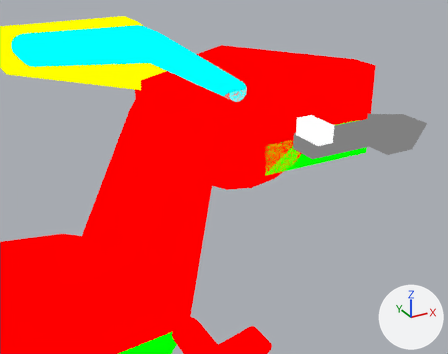
One commit to the Blender file assets-source/blender/dinos/parasaurolophus.blend: the scene before it, then after it.
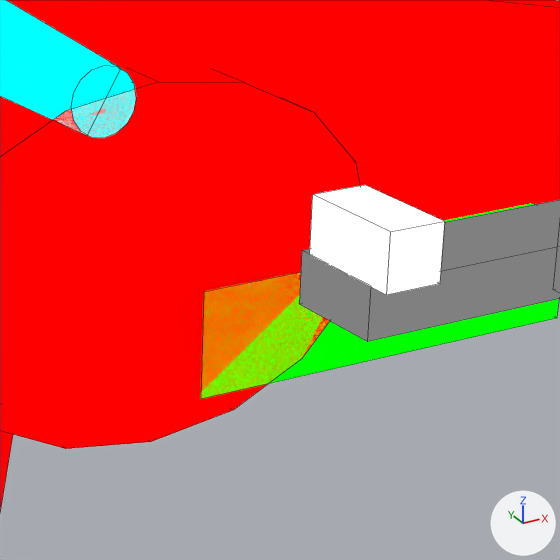
Each version is shown from a 50 mm camera at (35.89, -34.5, 39.67) aimed at (50.7, -7.56, 26.2), then close up on the part from 47% to 82% of the width and 18% to 62% of the height. Lighting does not change. The marker at lower right points along +X, +Y and +Z. The last two pictures show the newer version. The close-ups show mesh edges as thin lines.

The first close-up shows 'DinoTycoon_parasaurolophus_Pose0_cheek', 'DinoTycoon_parasaurolophus_Pose0_crest_ridge_1', 'DinoTycoon_parasaurolophus_Pose0_crest_ridge_tip', 'DinoTycoon_parasaurolophus_Pose0_eye', 'DinoTycoon_parasaurolophus_Pose0_head', 'DinoTycoon_parasaurolophus_Pose0_jaw', 'DinoTycoon_parasaurolophus_Pose0_mouth' and 2 more.
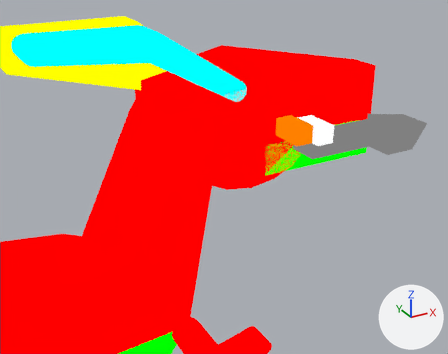
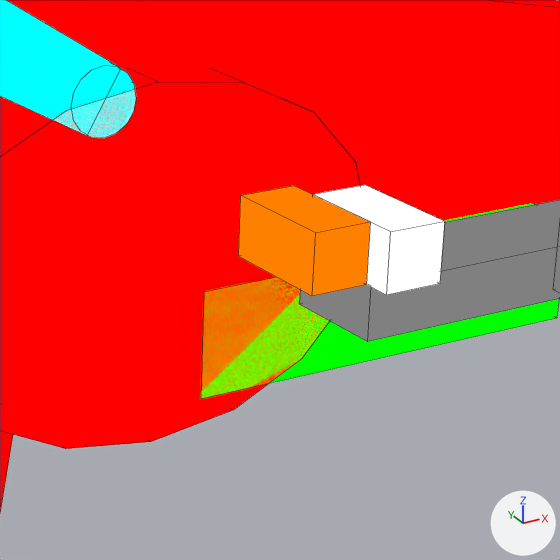
What differs and where, as boxes (x1, y1, x2, y2) in the close-ups (560 x 560 px):
'DinoTycoon_parasaurolophus_Pose0_eye_white', added (orange)
    after: (238, 186, 370, 296)

The change, as a diff of the scene's bpy script:
```diff
--- a/assets-source/blender/dinos/parasaurolophus.blend.py
+++ b/assets-source/blender/dinos/parasaurolophus.blend.py
@@ mat_dinotycoon_role_y @@
+mat_dinotycoon_role_y = emission_material('DinoTycoon_Role_Y')
+mat_dinotycoon_role_y.base_color = (1.0, 0.216, 0.0)  # orange #ff8000
@@ me_dinotycoon_parasaurolophus_pose0_eye_white @@
+me_dinotycoon_parasaurolophus_pose0_eye_white.from_pydata(...)  # a box spanning x 54.0..55.0, y -9.5..-7.5, z 28.0..29.0
+me_dinotycoon_parasaurolophus_pose0_eye_white.materials.append(mat_dinotycoon_role_y)  # orange #ff8000
@@ ob_dinotycoon_parasaurolophus_pose0_eye_white @@
+ob_dinotycoon_parasaurolophus_pose0_eye_white = bpy.data.objects.new('DinoTycoon_parasaurolophus_Pose0_eye_white', me_dinotycoon_parasaurolophus_pose0_eye_white)
+ob_dinotycoon_parasaurolophus_pose0_eye_white.location = (0.0, 0.0, 0.0)
```
